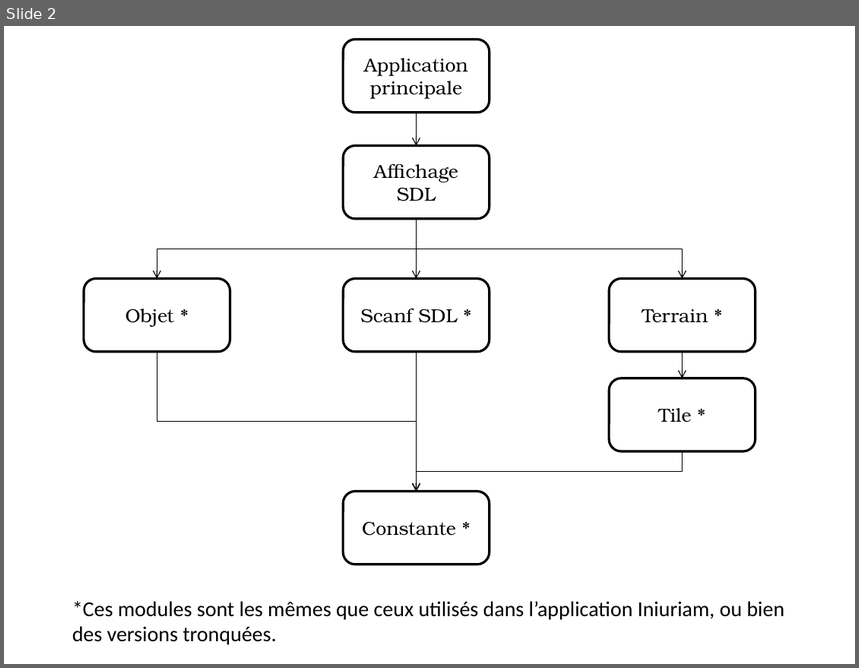
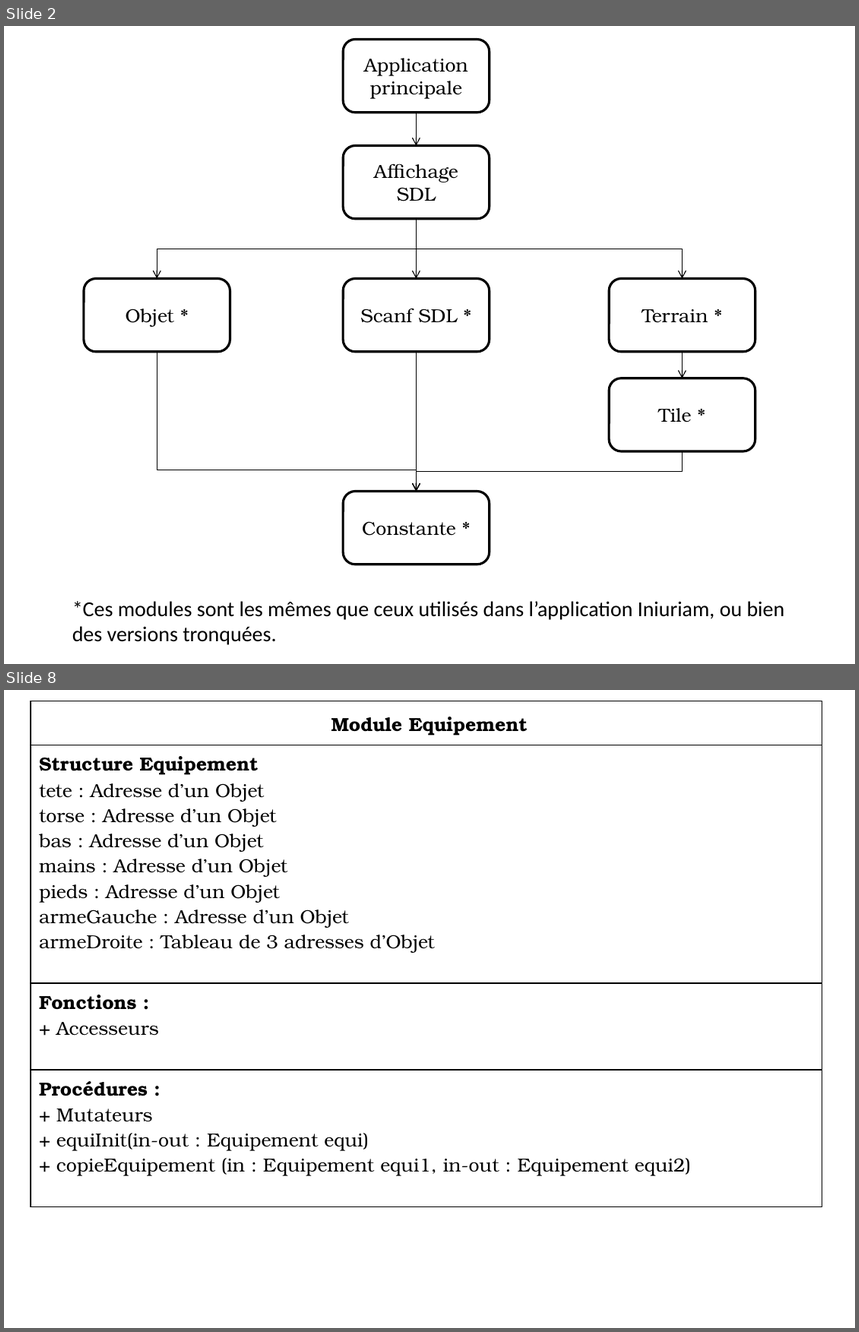
Before and after one commit to Rometach/iniuriam, a slide deck: Modules.pptx. Shown one above the other, each under a label of ours: slide 2 before the commit, slides 2 and 8 after it; the slides between them are not shown. The pictures are 859x668 and 859x1332 pixels, drawn with LibreOffice and Linux fonts; fonts in the diff are those of the drawing. Boxes give left, top, right and bottom in pixels: in the first picture for what was removed or moved away, otherwise in the second. Text is boxed around its words. In the diff, an @@ line names an element or a change of style, - is before the commit and + after.

Commit message:
Le diagramme des Modules !

```diff
--- a/Modules.pptx
+++ b/Modules.pptx
@@ slide 8 added at box(4, 690, 855, 1328), background #FFFFFF @@
@@ table added at box(31, 701, 822, 1179), 4 rows, 1 columns @@
+Module Equipement
+Structure Equipement / tete : Adresse d’un Objet / torse : Adresse d’un Objet / bas : Adresse d’un Objet / mains : Adresse d’un Objet / pieds : Adresse d’un Objet / armeGauche : Adresse d’un Objet / armeDroite : Tableau de 3 adresses d’Objet
+Fonctions : / + Accesseurs
+Procédures : / + Mutateurs / + equiInit(in-out : Equipement equi) / + copieEquipement (in : Equipement equi1, in-out : Equipement equi2)
@@ slide 2 changed as well @@
@@ elbow arrow (158, 352) - (416, 492): route changed @@
```
Also in this commit, not shown: 2 other slides changed, 17 other slides added.
